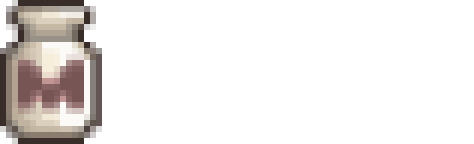
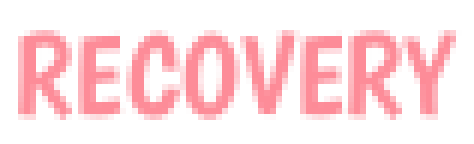
Layers edited between the first and the second 474 x 144 image:
added group "recovery" (1st of 2) with 2 layers above "fertilized" over bbox(18, 0, 456, 144)
added layer "recovery" (2nd of 2, in "recovery") in group "recovery" over bbox(18, 30, 456, 120)
hid "milk_level_1", moved it into group "milk" over bbox(0, 0, 102, 144)
